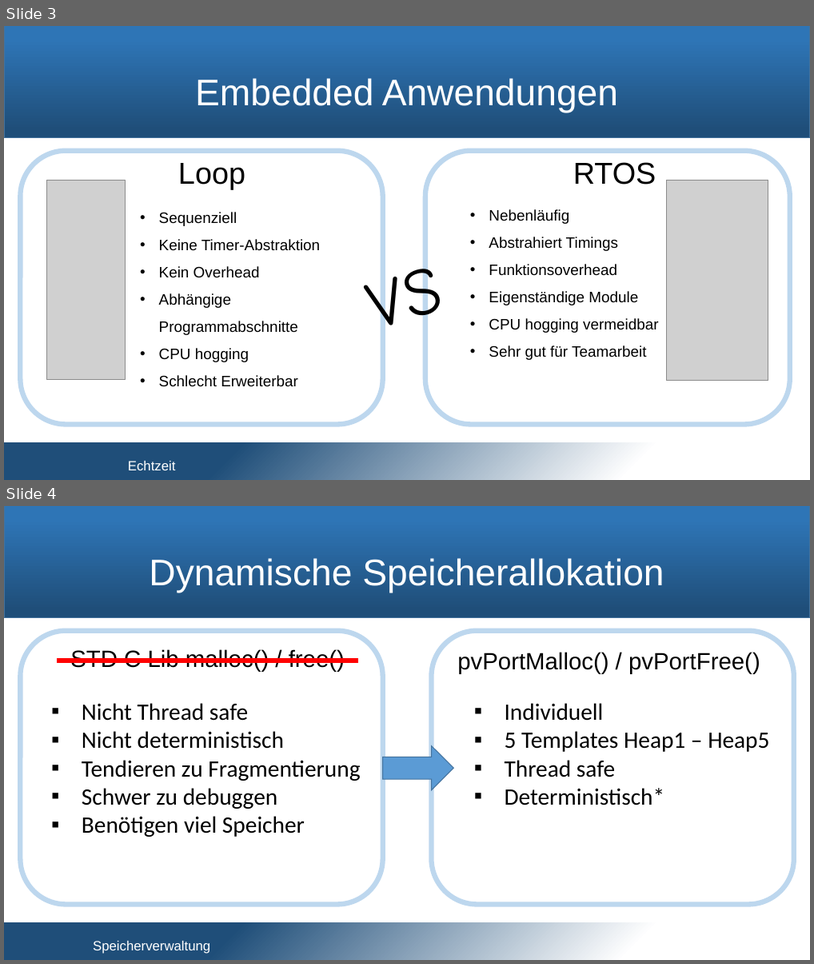
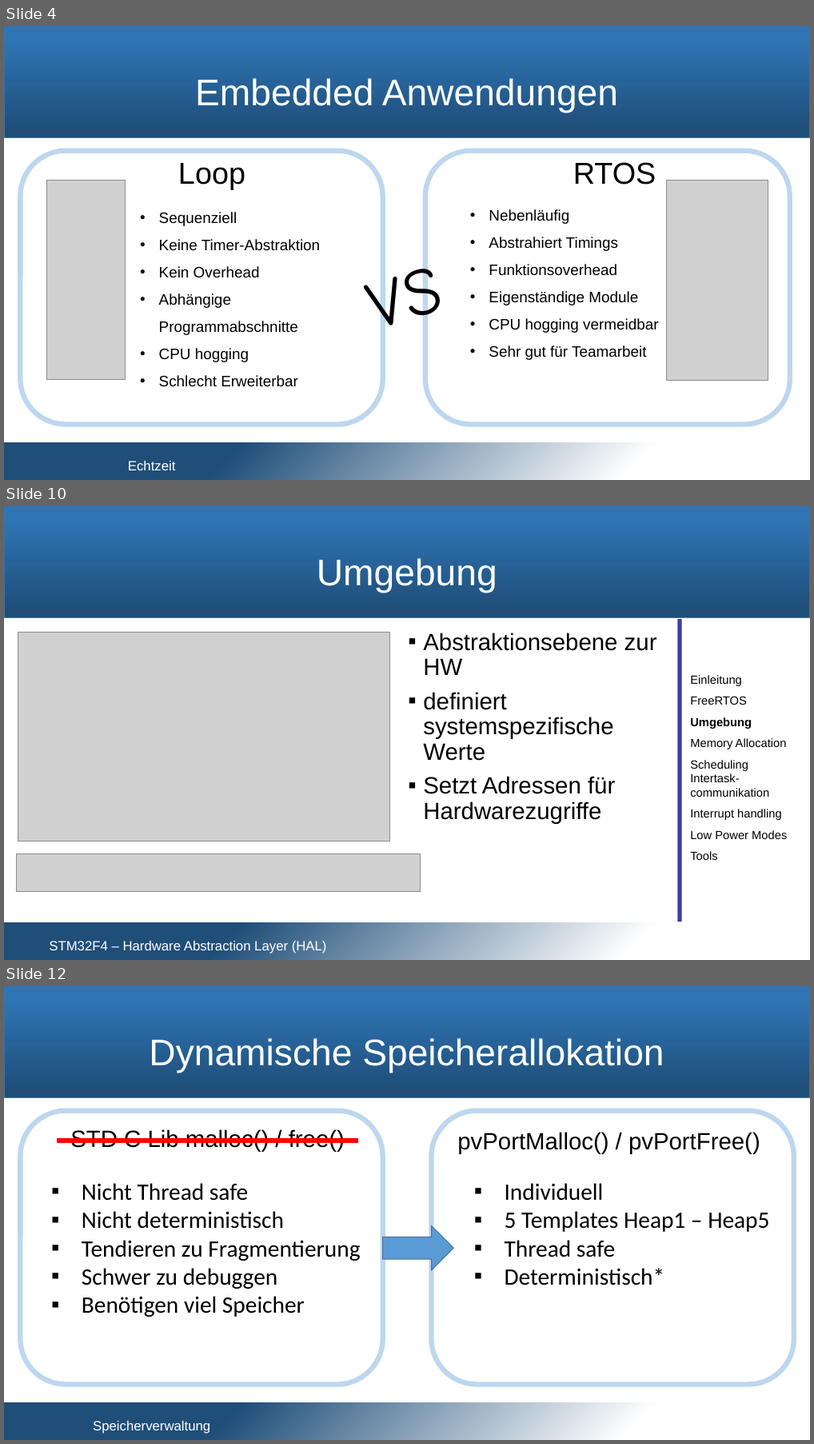
Before and after one commit to snobz/Seminar_BS_2017, a slide deck: Päsi/Seminar Betriebssysteme.pptx. Shown one above the other, each under a label of ours: slides 3 and 4 before the commit, slides 4, 10 and 12 after it; the slides between them are not shown. The pictures are 814x964 and 814x1444 pixels, drawn with LibreOffice and Linux fonts; fonts in the diff are those of the drawing; grey boxes stand for pictures; background and template pictures are left out. Boxes give left, top, right and bottom in pixels: in the first picture for what was removed or moved away, otherwise in the second. Text is boxed around its words. In the diff, an @@ line names an element or a change of style, - is before the commit and + after.

```diff
--- a/Päsi/Seminar Betriebssysteme.pptx
+++ b/Päsi/Seminar Betriebssysteme.pptx
@@ slide 10 added at box(4, 506, 810, 960), background #FFFFFF; not listed: 2 template elements that a slide beside it also shows @@
@@ title added at box(317, 558, 498, 593), 44 pt, text #FFFFFF @@
+Umgebung
@@ line added from (680, 619) to (680, 922), #181CC7 5 pt @@
@@ picture added at box(18, 632, 390, 840) @@
@@ text added at box(423, 632, 658, 824), 28 pt, text #000000 @@
+▪ Abstraktionsebene zur HW
+▪ definiert systemspezifische Werte
+▪ Setzt Adressen für Hardwarezugriffe
@@ text added at box(690, 675, 787, 860), 14 pt, text #000000 @@
+Einleitung
+FreeRTOS
+Umgebung
+Memory Allocation
+Scheduling
+Intertask-communikation
+Interrupt handling
+Low Power Modes Tools
@@ picture added at box(16, 854, 420, 892) @@
@@ text added at box(49, 940, 327, 953), 16 pt, text #FFFFFF @@
+STM32F4 – Hardware Abstraction Layer (HAL)
@@ what was slide 3 is now slide 4 @@
@@ what was slide 4 is now slide 12 @@
```
Also in this commit, not shown: 10 other slides added.
